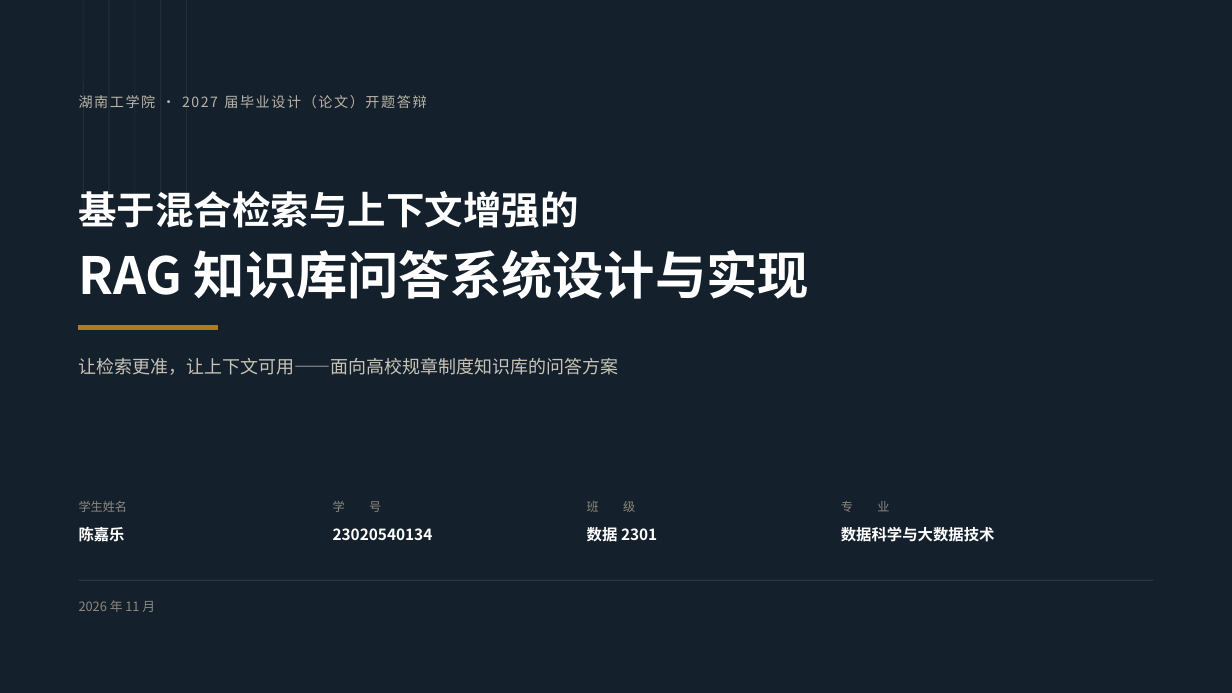
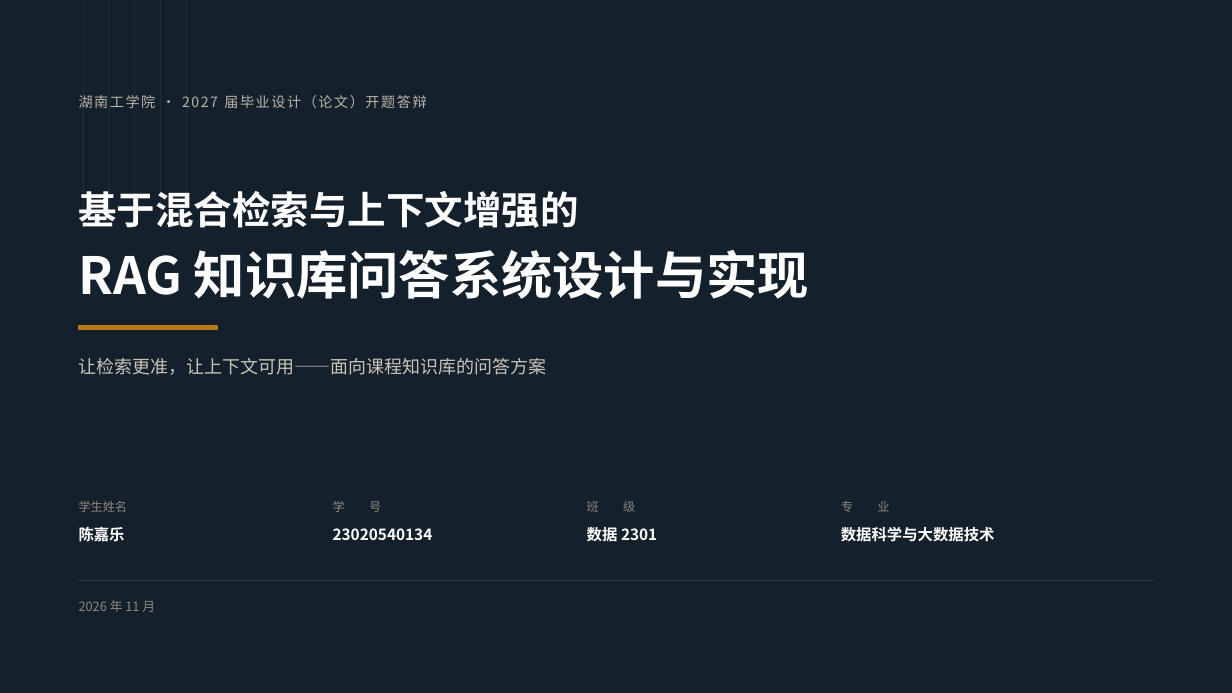
Before and after one commit to CJLOdyssey/ragbase, a slide deck: slide 1 of 开题答辩PPT_陈嘉乐.pptx. Drawn at 1232x693 pixels with LibreOffice and Linux fonts; fonts in the diff are those of the drawing. Boxes give left, top, right and bottom in pixels: in the first picture for what was removed or moved away, otherwise in the second. Text is boxed around its words. In the diff, an @@ line names an element or a change of style, - is before the commit and + after.

```diff
--- a/开题答辩PPT_陈嘉乐.pptx
+++ b/开题答辩PPT_陈嘉乐.pptx
@@ text at box(79, 358, 547, 375): text changed @@
-让检索更准，让上下文可用——面向高校规章制度知识库的问答方案
+让检索更准，让上下文可用——面向课程知识库的问答方案
```
Also in this commit, not shown: 2 other slides changed, 4 other files.
